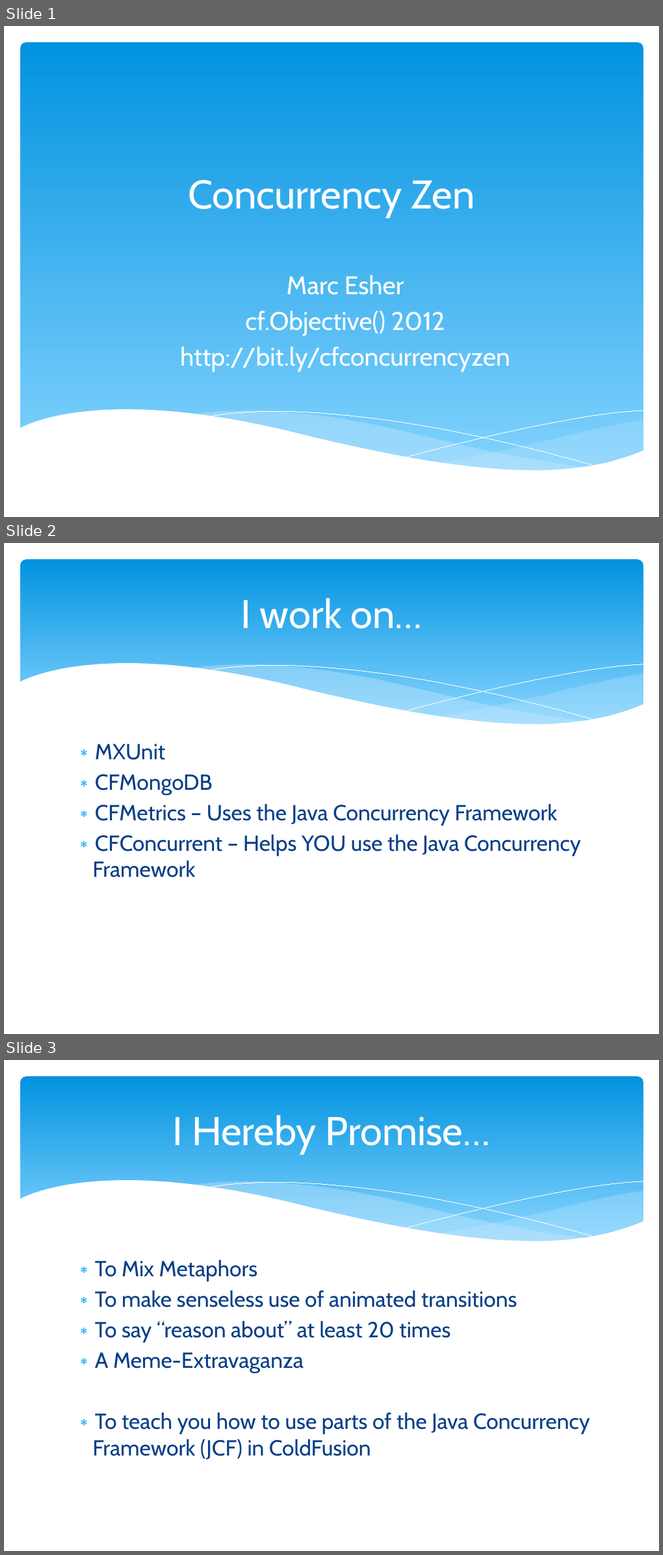
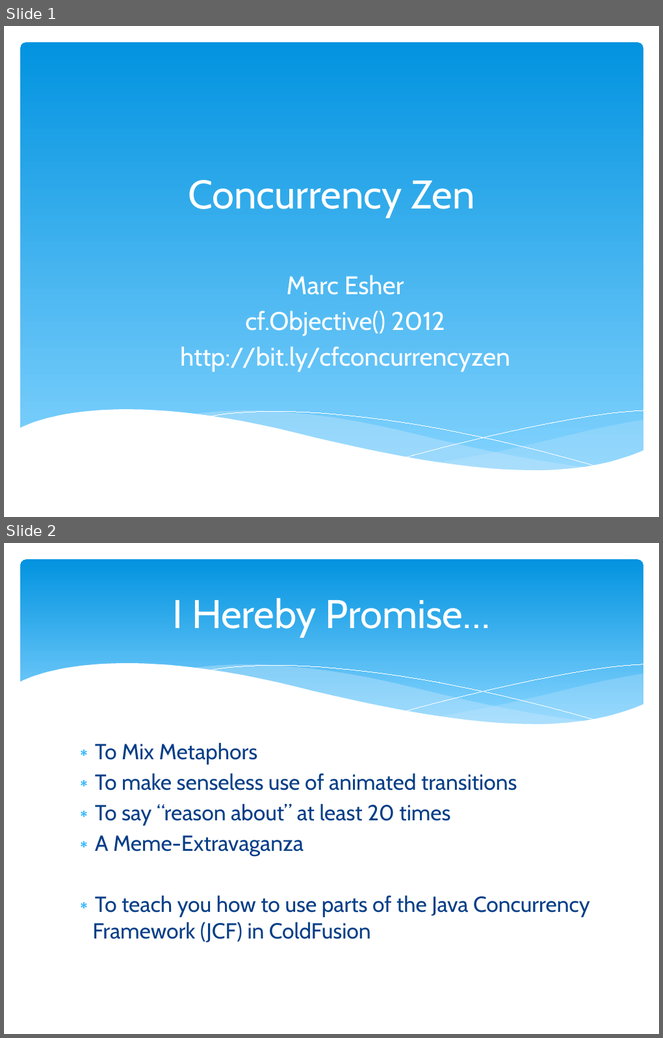
Before and after one commit to marcesher/mxunit-cfmeetups, a slide deck: CFObjective_2012_Concurrency/preso/concurrency_zen.pptx. Shown one above the other, each under a label of ours: slides 1, 2 and 3 before the commit, slides 1 and 2 after it. The pictures are 663x1555 and 663x1038 pixels, drawn with LibreOffice and Linux fonts; fonts in the diff are those of the drawing. Boxes give left, top, right and bottom in pixels: in the first picture for what was removed or moved away, otherwise in the second. Text is boxed around its words. In the diff, an @@ line names an element or a change of style, - is before the commit and + after.

Commit message:
slides

```diff
--- a/CFObjective_2012_Concurrency/preso/concurrency_zen.pptx
+++ b/CFObjective_2012_Concurrency/preso/concurrency_zen.pptx
@@ slide 2 removed at [4, 543, 659, 1034], background #FFFFFF; not listed: 6 template elements that a slide beside it also shows @@
@@ title removed at [241, 598, 422, 629] @@
-I work on…
@@ text removed at [92, 744, 581, 878] @@
-∗ MXUnit
-∗ CFMongoDB
-∗ CFMetrics – Uses the Java Concurrency Framework
-∗ CFConcurrent – Helps YOU use the Java Concurrency Framework
@@ what was slide 3 is now slide 2 @@
```
